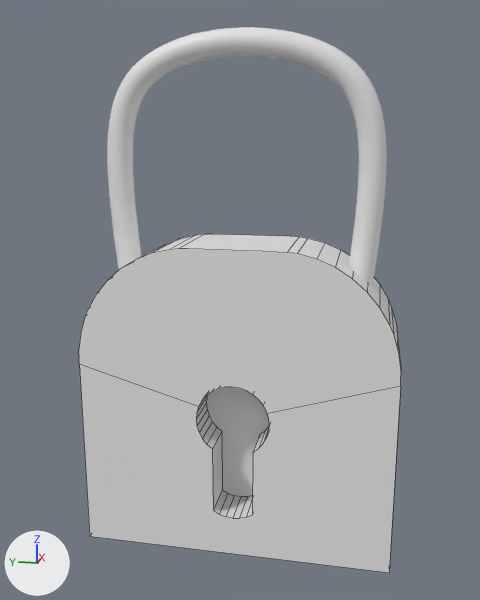
What one commit did to the Blender file Assets/BlenderFiles/Schloss.blend.
Before and after are seen from a 50 mm lens placed at (-0.296, -0.058, 0.175), pointed at (-0.009, -0.001, 0.104). Lighting does not change. The marker at lower left points along +X, +Y and +Z. Mesh edges are drawn as thin lines on the coarser meshes.

Before the edit, the objects in view are built like this:
```python
me_cube = bpy.data.meshes.new('Cube')
me_cube.from_pydata(...)  # 125 vertices, 62 faces; spans x -1.0..-0.38, y -1.0..1.0, z -0.24..1.77
me_cube.materials.append(mat_material)  # white #e7e7e7
cu_nurbspath = bpy.data.curves.new('NurbsPath', 'CURVE')
cu_nurbspath.dimensions = '3D'
_sp = cu_nurbspath.splines.new('NURBS'); _sp.points.add(5)
_sp.points.foreach_set('co', [-0.654, -0.7, 1.256, 1.0, -0.654, -0.827, 2.261, 1.0, -0.654, -0.822, 2.988, 1.0, -0.654, 0.832, 2.996, 1.0, -0.654, 0.826, 2.269, 1.0, -0.654, 0.699, 1.236, 1.0])
_sp.order_v = 0
_sp.use_endpoint_u = True
cu_nurbspath.bevel_depth = 0.08
cu_nurbspath.fill_mode = 'FULL'
ob_cube = bpy.data.objects.new('Cube', me_cube)
ob_cube.location = (0.0501, 0.0, 0.0)
ob_cube.scale = (0.0728, 0.0728, 0.0728)
ob_nurbspath = bpy.data.objects.new('NurbsPath', cu_nurbspath)
ob_nurbspath.location = (0.0462, 0.0, 0.0)
ob_nurbspath.scale = (0.0728, 0.0728, 0.0728)
```
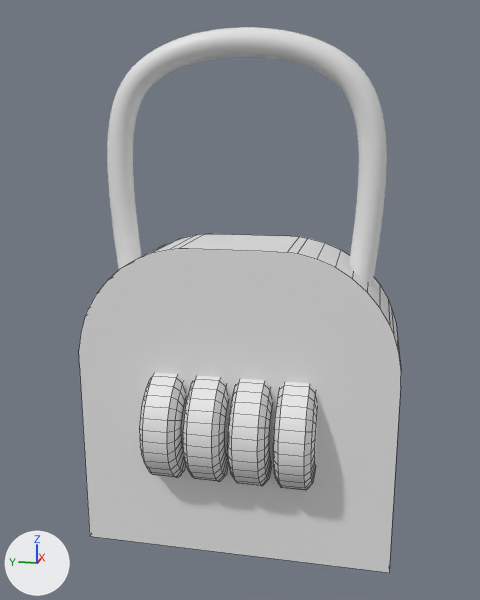
The change, as a diff of the scene's bpy script:
```diff
--- a/Assets/BlenderFiles/Schloss.blend.py
+++ b/Assets/BlenderFiles/Schloss.blend.py
@@ me_cube @@
 # used by ob_cube; location = (0.0501, 0.0, 0.0); scale = (0.0728, 0.0728, 0.0728)
-me_cube.from_pydata(...)  # 125 vertices, 62 faces; spans x -1.0..-0.38, y -1.0..1.0, z -0.24..1.77
+me_cube.from_pydata(...)  # 56 vertices, 26 faces; spans x -1.0..-0.38, y -1.0..1.0, z -0.24..1.77
+# me_cube part 1
+# 69 vertices are removed from x -1.0..-0.73, y -0.23..0.23, z 0.02..0.92
+# 37 faces are deleted
+# 1 new face joins them
 me_cube.materials.append(mat_material)
@@ me_cylinder_001 @@
+me_cylinder_001.from_pydata(...)  # a 32-sided cylinder along z spanning x -1.0..1.0, y -1.0..1.0, z -1.0..1.0
+me_cylinder_001.polygons.foreach_set('use_smooth', [True] * 34)
@@ ob_cylinder_001 @@
+ob_cylinder_001 = bpy.data.objects.new('Cylinder.001', me_cylinder_001)
+ob_cylinder_001.location = (-0.0152, 0.0307, 0.0458)
+ob_cylinder_001.rotation_euler = (1.571, 0.0, 0.0)  # degrees (90, 0, 0)
+ob_cylinder_001.scale = (0.0265, 0.0265, 0.00905)
+_m = ob_cylinder_001.modifiers.new('Bevel', 'BEVEL')
+_m.width = 0.4
+_m.width_pct = 0.4
+_m.segments = 2
+_m = ob_cylinder_001.modifiers.new('Array', 'ARRAY')
+_m.count = 4
+_m.relative_offset_displace = (0.0, 0.0, 1.1)
```

Changed parts and their boxes [x1, y1, x2, y2] in the pictures (480 x 600 px):
'Cylinder.001', added: after [139, 373, 317, 490]
part 1 of me_cube, cut back: [79, 361, 401, 524] in both
